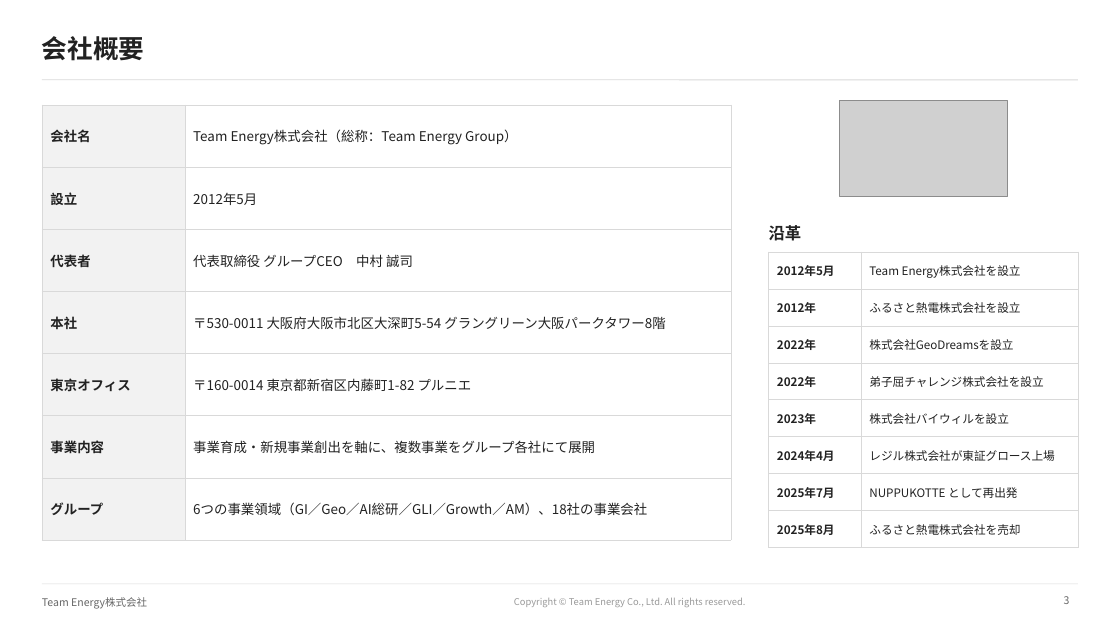
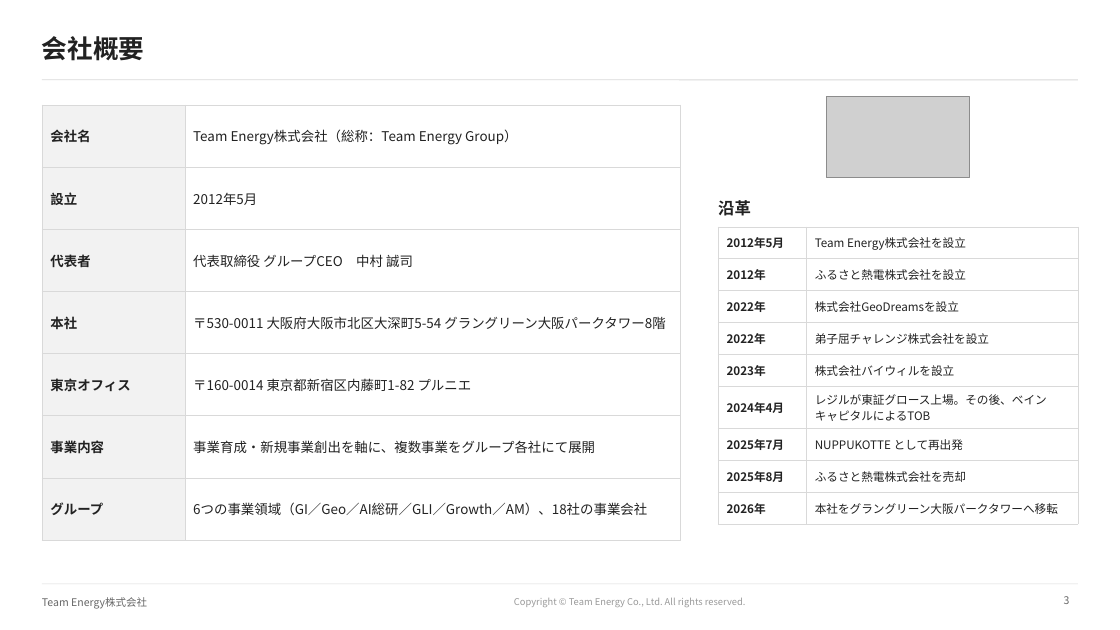
Before and after one commit to ttomoi-afk/desktop-tutorial, a slide deck: slide 3 of teamenergy/docs/TeamEnergy_会社紹介資料.pptx. Drawn at 1120x630 pixels with LibreOffice and Linux fonts; fonts in the diff are those of the drawing; grey boxes stand for pictures; background and template pictures are left out. Boxes give left, top, right and bottom in pixels: in the first picture for what was removed or moved away, otherwise in the second. Text is boxed around its words. In the diff, an @@ line names an element or a change of style, - is before the commit and + after.

```diff
--- a/teamenergy/docs/TeamEnergy_会社紹介資料.pptx
+++ b/teamenergy/docs/TeamEnergy_会社紹介資料.pptx
@@ table: place and size @@
-table at [42, 105, 731, 519]
+table at [42, 105, 681, 519]
@@ picture: place and size @@
-picture at [839, 101, 1007, 196]
+picture at [827, 97, 970, 177]
@@ text "沿革": place and size @@
-text "沿革" at [769, 225, 802, 241]
+text "沿革" at [718, 200, 751, 216]
@@ table at [718, 227, 1078, 518] @@
-row 6, column 2: レジル株式会社が東証グロース上場
+row 6, column 2: レジルが東証グロース上場。その後、ベインキャピタルによるTOB
+row 9: 2026年 | 本社をグラングリーン大阪パークタワーへ移転
@@ table: place and size @@
-table at [769, 252, 1078, 539]
+table at [718, 227, 1078, 518]
```
Also in this commit, not shown: 3 other slides changed, 3 other files.
